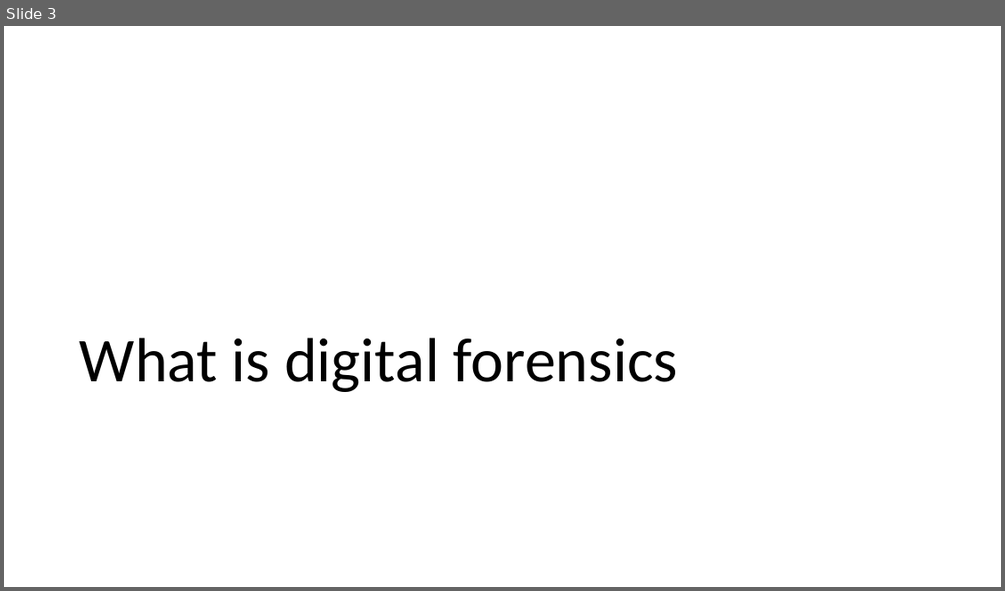
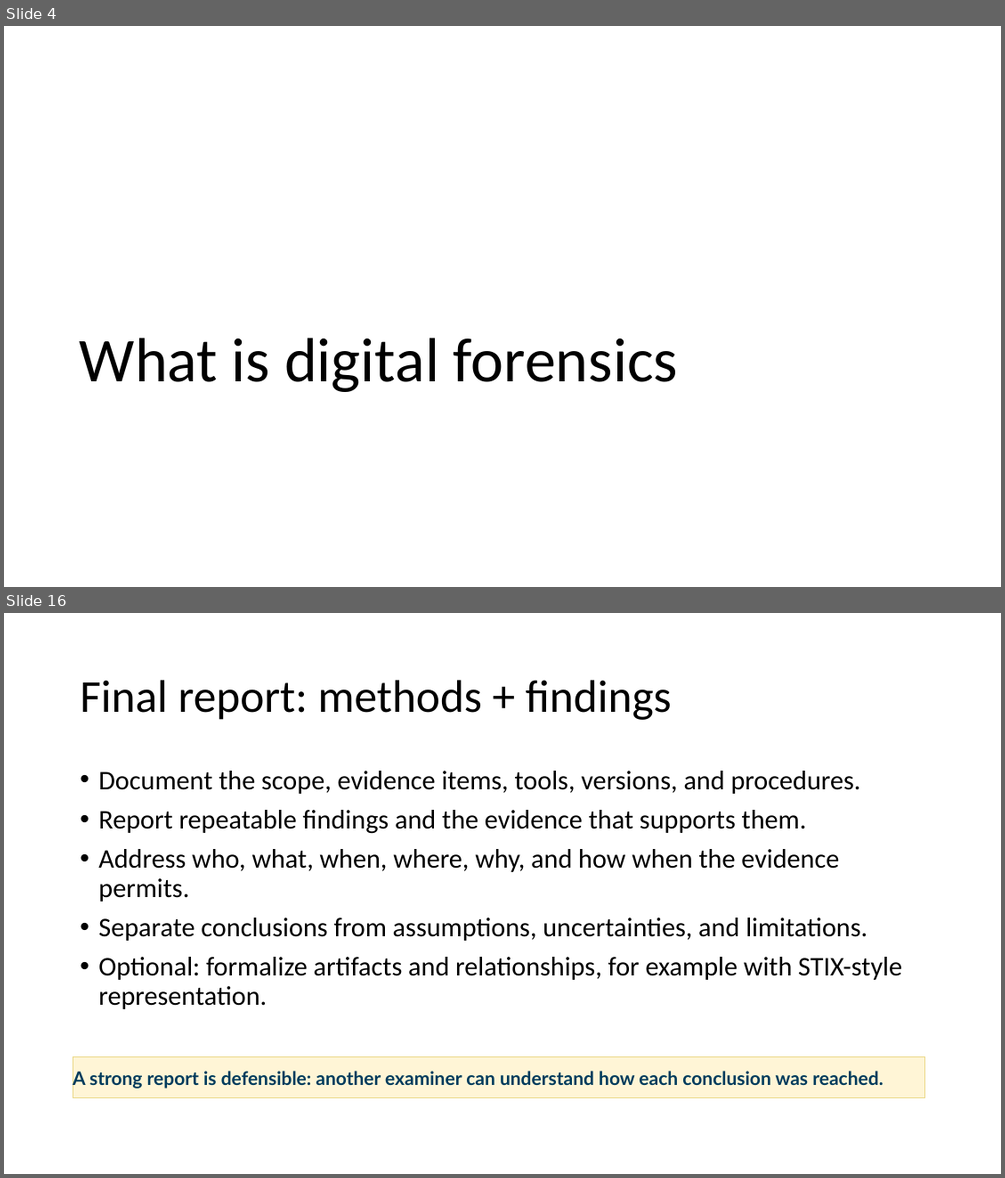
Before and after one commit to frankwxu/Digital-Forensics-Basic-Book, a slide deck: PPTs/Ch1_Introduction_to_Digital_Forensics.pptx. Shown one above the other, each under a label of ours: slide 3 before the commit, slides 4 and 16 after it; the slides between them are not shown. The pictures are 1005x591 and 1005x1178 pixels, drawn with LibreOffice and Linux fonts; fonts in the diff are those of the drawing; background and template pictures are left out. Boxes give left, top, right and bottom in pixels: in the first picture for what was removed or moved away, otherwise in the second. Text is boxed around its words. In the diff, an @@ line names an element or a change of style, - is before the commit and + after.

```diff
--- a/PPTs/Ch1_Introduction_to_Digital_Forensics.pptx
+++ b/PPTs/Ch1_Introduction_to_Digital_Forensics.pptx
@@ slide 16 added at box(4, 613, 1001, 1174), background #FFFFFF @@
@@ title added at box(80, 680, 672, 720), 44 pt, text #000000 @@
+Final report: methods + findings
@@ text added at box(98, 771, 902, 1009), 25.9 pt, text #000000 @@
+• Document the scope, evidence items, tools, versions, and procedures.
+• Report repeatable findings and the evidence that supports them.
+• Address who, what, when, where, why, and how when the evidence permits.
+• Separate conclusions from assumptions, uncertainties, and limitations.
+• Optional: formalize artifacts and relationships, for example with STIX-style representation.
@@ rectangle added at box(73, 1057, 925, 1098), fill #FFF5D6, outline #EBD98B 0.7 pt, 18 pt, text #003B5C, bold @@
+A strong report is defensible: another examiner can understand how each conclusion was reached.
@@ what was slide 3 is now slide 4 @@
```
Also in this commit, not shown: 22 slides changed, 13 other slides added, 11 slides removed.
